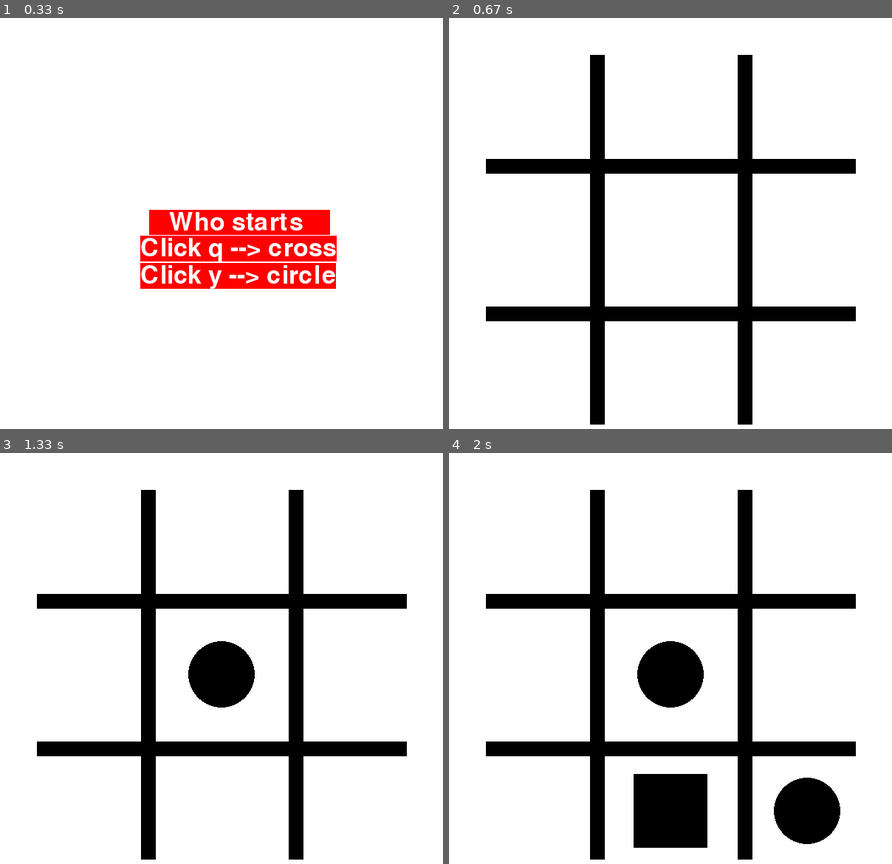
Above: before the commit, frames 1-4 (two rows, left to right).
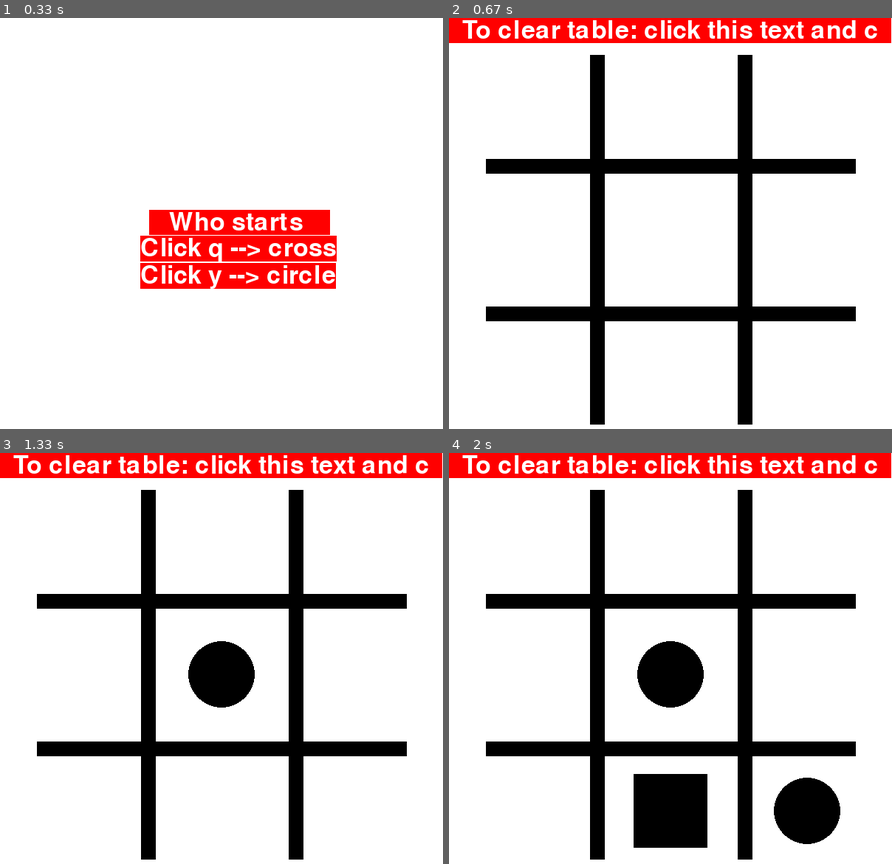
Above: after the commit, the same moments.

Repository: OskarProgrammer/TicTacToePyGame
Game: pygame game, started from game.py
Same seed, same stepped clock (60 frames per second), same inputs: the game is played once before the commit and once after it.
Inputs (mouse positions are in pixels of both pictures, inside the frame that each line leads up to):
- Up to frame 1 (0.33 s): no input
- Up to frame 2 (0.67 s): tap Y at 0.33 s
- Up to frame 3 (1.33 s): tap C at 0.67 s; click (274, 711) at 1.05 s
- Up to frame 4 (2 s): click (648, 790) at 1.38 s; click (838, 839) at 1.72 s

Frame 1 is identical in both runs. In frame 2, 4.8% of the frame differs, in the area x 0-100%, y 0-7%; in frame 3, 4.8%; in frame 4, 4.8%.

Commit message:
Finishing the game, adding the information about clearing the table

Diff:
--- a/game.py
+++ b/game.py
@@ -22,6 +22,8 @@
             self.key = pygame.key.get_pressed()
 
             self.background()
+            self.text()
+
             self.generate_lines()
 
             self.checkingWhichField()
@@ -41,10 +43,21 @@
             if self.checkIfDraw():
                 self.ending_screen()
 
+            if self.key[pygame.K_c]:
+                self.zajete.clear()
+                self.generator.clear()
+
             pygame.display.flip()
             self.fps()
 
         pygame.quit()
+
+    def text(self):
+        width = self.screen.get_width()/2-300
+        height = 0
+        self.font = pygame.font.SysFont('comicsans', 50)
+        self.label = self.font.render(f'  To clear table: click this text and c  ', 1, "white", "red")
+        self.screen.blit(self.label, (width, height))
 
     def starting_screen(self):
         self.background()
